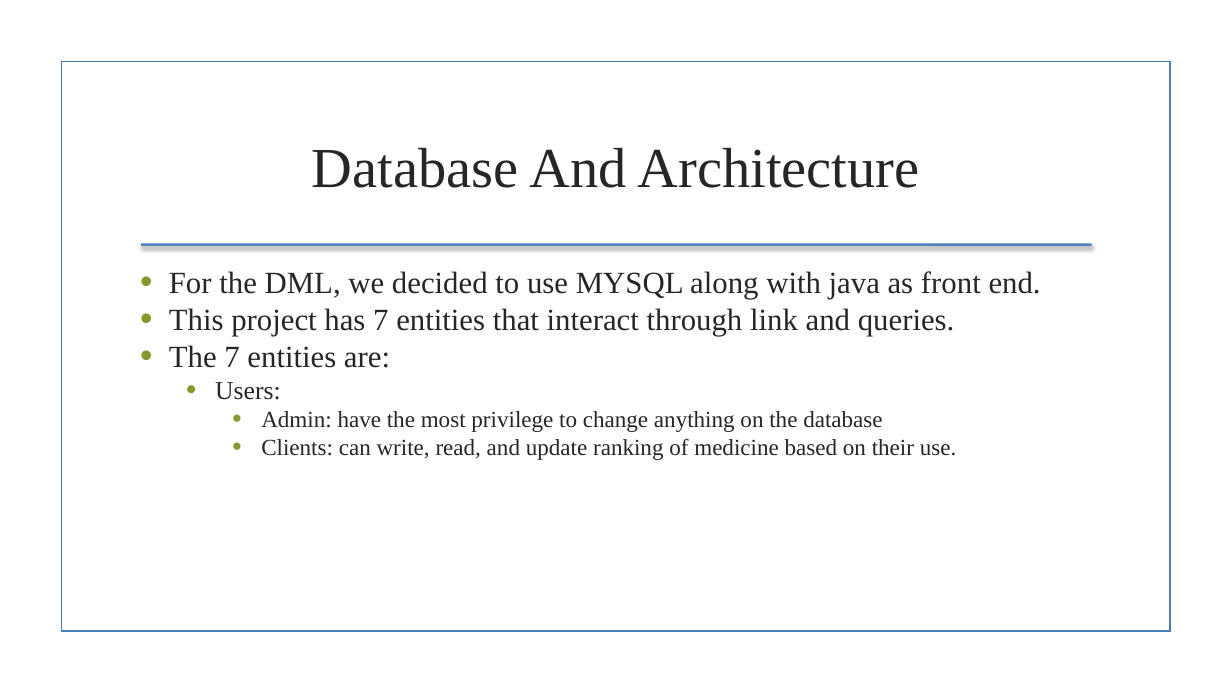
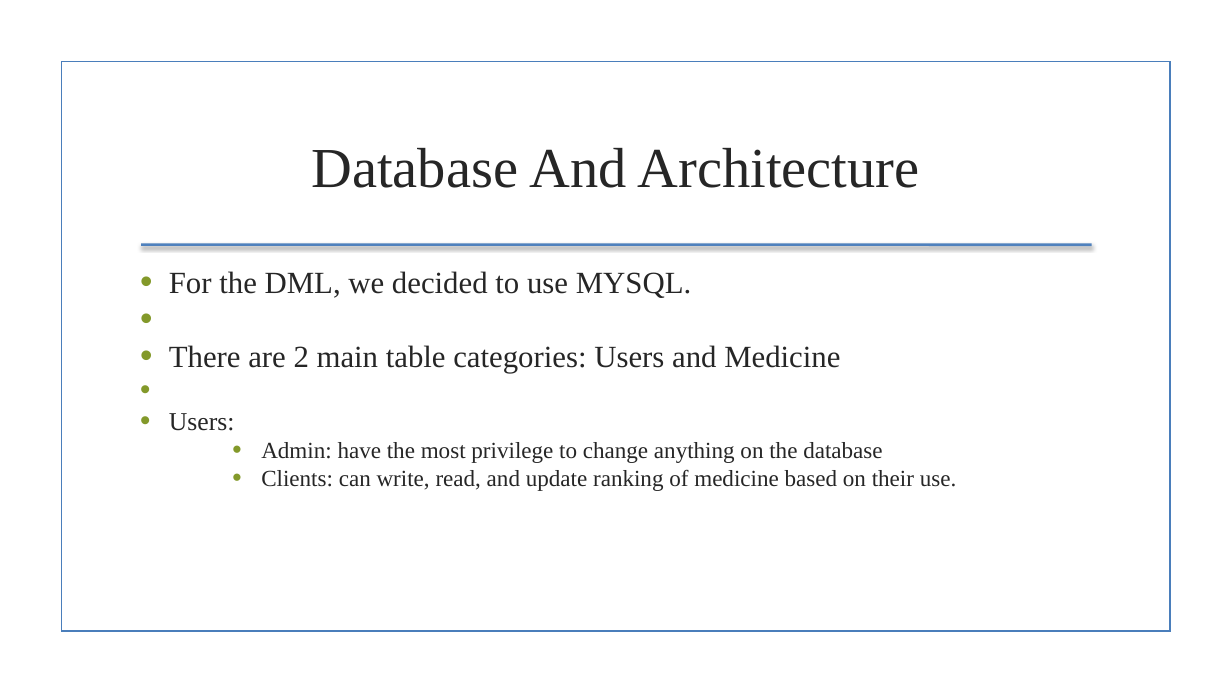
Before and after one commit to jensenj5/DB, a slide deck: slide 3 of Medication recommendation.pptx. Drawn at 1232x693 pixels with LibreOffice and Linux fonts; fonts in the diff are those of the drawing; background and template pictures are left out. Boxes give left, top, right and bottom in pixels: in the first picture for what was removed or moved away, otherwise in the second. Text is boxed around its words. In the diff, an @@ line names an element or a change of style, - is before the commit and + after.

```diff
--- a/Medication recommendation.pptx
+++ b/Medication recommendation.pptx
@@ rectangle at (x1=61, y1=62, x2=1170, y2=632): outline #4B7EBC 1.25 pt to #4A7EBB 1.25 pt @@
@@ text at (x1=169, y1=271, x2=840, y2=373): text changed @@
-• For the DML, we decided to use MYSQL along with java as front end.
-• This project has 7 entities that interact through link and queries.
-• The 7 entities are:
+• For the DML, we decided to use MYSQL.
+• There are 2 main table categories: Users and Medicine
@@ text at (x1=169, y1=413, x2=235, y2=431): list level 2 to 1 in "Users:" @@
```
Also in this commit, not shown: 5 other slides changed, 1 slide removed.
